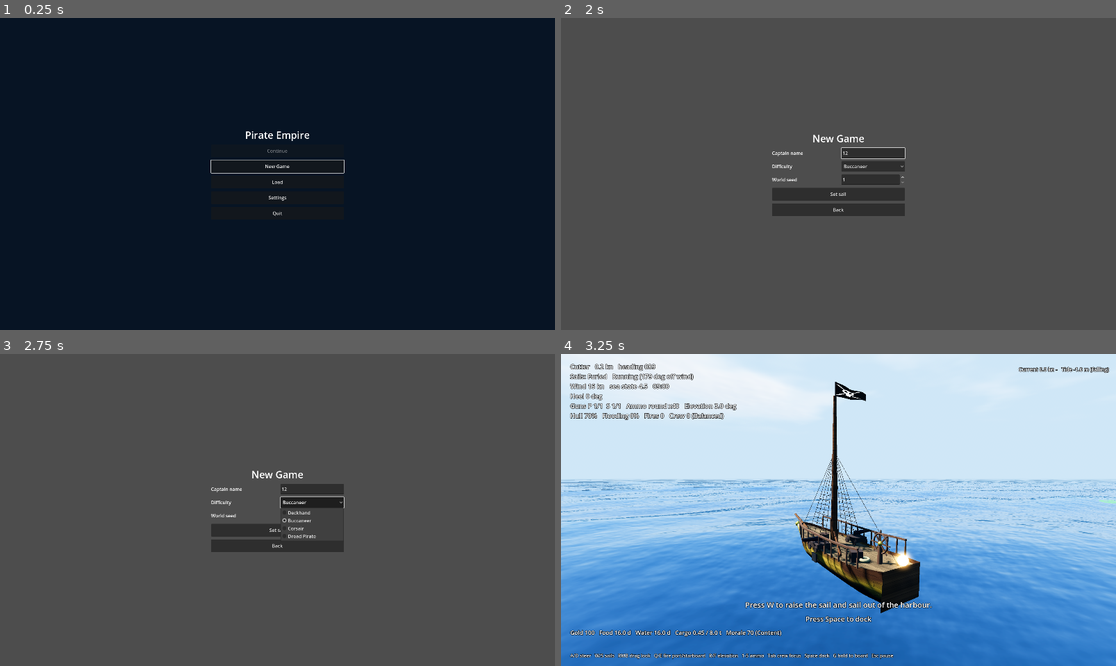
Above: before the commit, frames 1-4 (two rows, left to right).
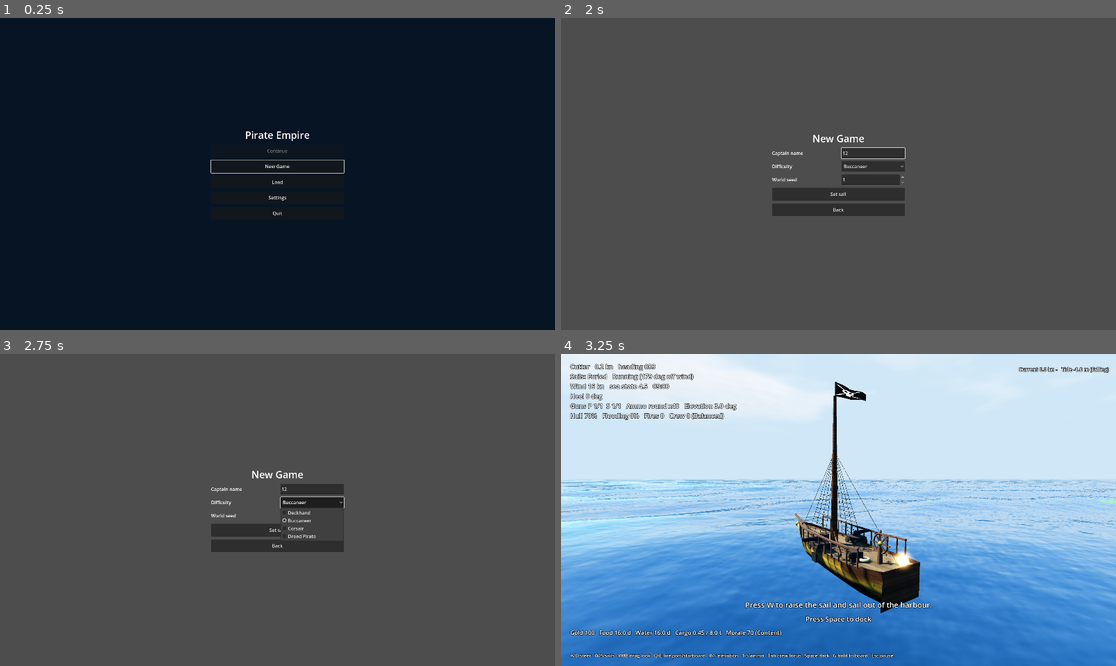
Above: after the commit, the same moments.

Repository: xsevcikr/Pirate_Empire
Game: Godot game, scene res://scenes/main_menu.tscn
The game is run twice, just before and just after one commit, with the same random seed, the same clock (stepped at 60 frames per second) and the same inputs.
Inputs (mouse positions are in pixels of both pictures, inside the frame that each line leads up to):
- Up to frame 1 (0.25 s): no input
- Up to frame 2 (2 s): click "New Game" at 0.5 s; click (871, 152) at 1.27 s; type "12" at 1.35 s
- Up to frame 3 (2.75 s): click "Buccaneer" at 2 s
- Up to frame 4 (3.25 s): click "Set sail" at 2.75 s

Frames 1-3 are identical in both runs. In frame 4, 0.6% of the frame differs, in the area x 0-39%, y 40-59%.

Commit message:
Ocean crest subsurface glow

Diff:
--- a/shaders/ocean.gdshader
+++ b/shaders/ocean.gdshader
@@ -19,6 +19,7 @@
 varying float v_foam;
 varying float v_amp_scale;
 varying vec3 v_world;
+varying float v_crest;
 
 float hash(vec2 p) {
 	return fract(sin(dot(p, vec2(127.1, 311.7))) * 43758.5453);
@@ -75,6 +76,7 @@
 	v_foam = smoothstep(0.4, 0.7, pinch) * fade;
 	v_amp_scale = max(total_amp, 0.05);
 	v_world = world + disp;
+	v_crest = clamp(disp.y / v_amp_scale * 0.5 + 0.5, 0.0, 1.0);
 }
 
 void fragment() {
@@ -108,3 +110,13 @@
 	METALLIC = 0.0;
 	EMISSION = 0.5 * fresnel * sky_color * (1.0 - foam) + shallow_color * 0.2 * crest * crest * (1.0 - foam);
 }
+
+
+// Light travelling through the thin crest of a wave and out towards the eye: the bright green-blue glow of a swell
+// with the sun behind it. Strongest at the crest, with the sun opposite the camera.
+void light() {
+	float through = pow(clamp(dot(VIEW, -LIGHT + NORMAL * 0.35), 0.0, 1.0), 3.0);
+	float thin = smoothstep(0.45, 1.0, v_crest);
+	vec3 glow = mix(shallow_color, vec3(0.25, 0.95, 0.75), 0.6);
+	DIFFUSE_LIGHT += glow * LIGHT_COLOR * ATTENUATION * through * thin * 1.6;
+}
